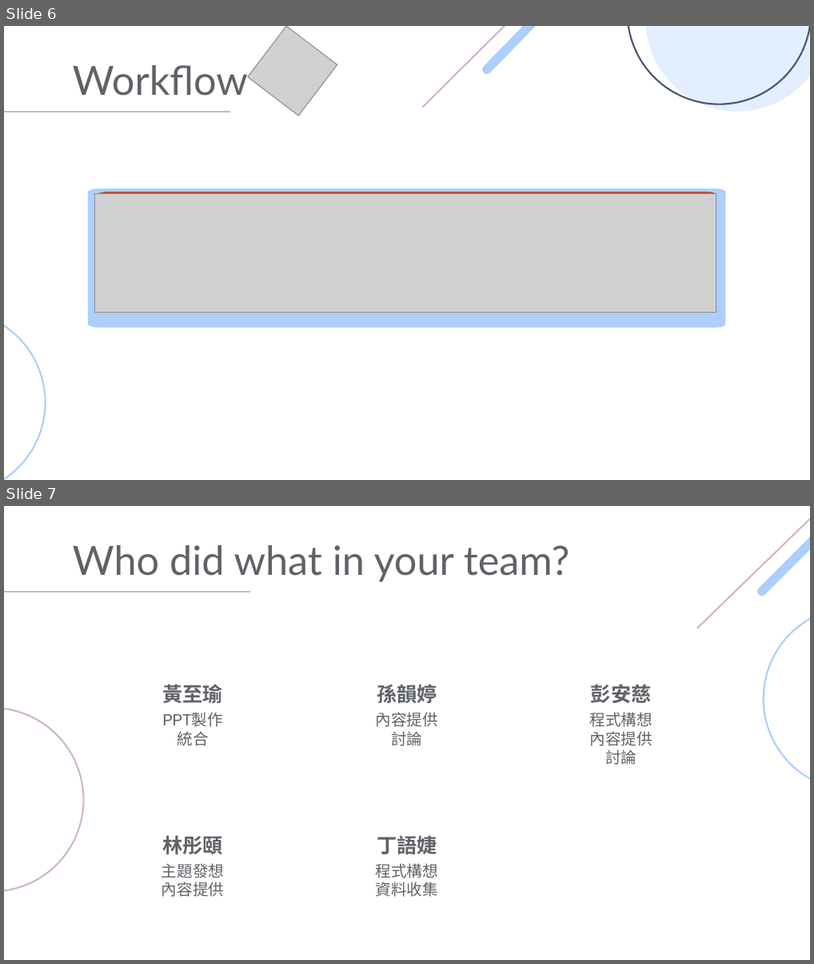
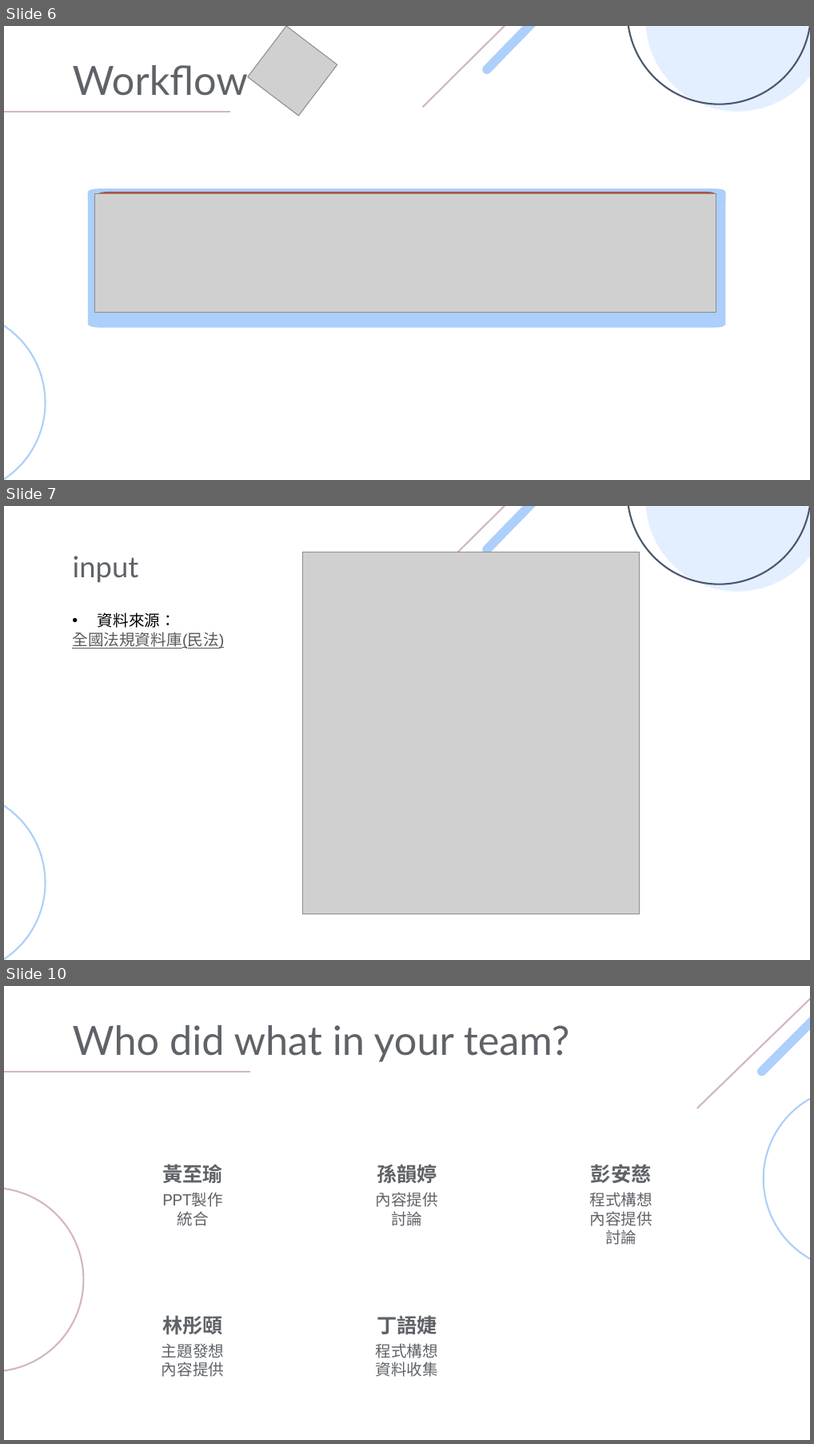
Before and after one commit to sun-wt/deadline-, a slide deck: Project_deadline.pptx. Shown one above the other, each under a label of ours: slides 6 and 7 before the commit, slides 6, 7 and 10 after it; the slides between them are not shown. The pictures are 814x964 and 814x1444 pixels, drawn with LibreOffice and Linux fonts; fonts in the diff are those of the drawing; grey boxes stand for pictures. Boxes give left, top, right and bottom in pixels: in the first picture for what was removed or moved away, otherwise in the second. Text is boxed around its words. In the diff, an @@ line names an element or a change of style, - is before the commit and + after.

```diff
--- a/Project_deadline.pptx
+++ b/Project_deadline.pptx
@@ slide 7 added at (4,506,810,960), background #FFFFFF; not listed: 5 template elements that a slide beside it also shows @@
@@ picture added at (302,552,639,914) @@
@@ title added at (73,556,139,582), 26 pt, text #5F6368 @@
+input
@@ text added at (72,612,224,648), 14 pt, text #595959, underline @@
+• 資料來源：
+全國法規資料庫(民法)
@@ what was slide 7 is now slide 10 @@
```
Also in this commit, not shown: 2 other slides added.
